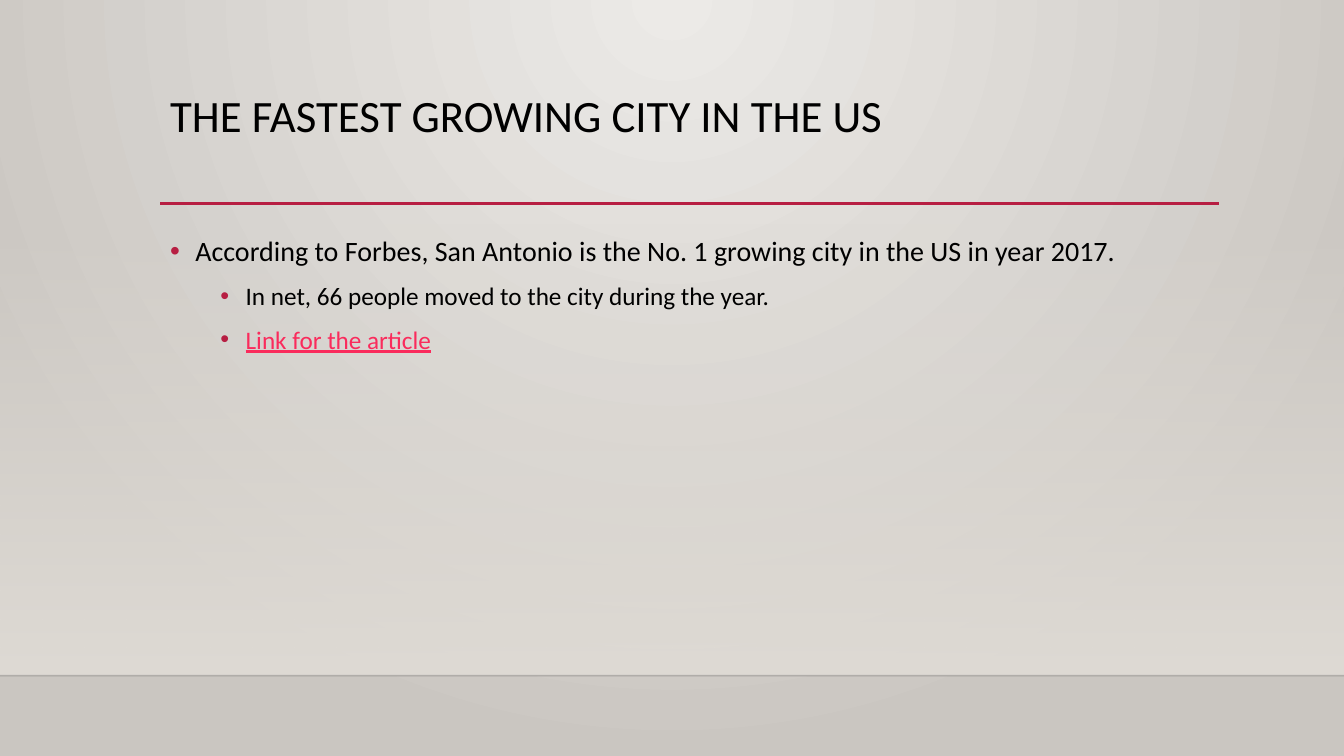
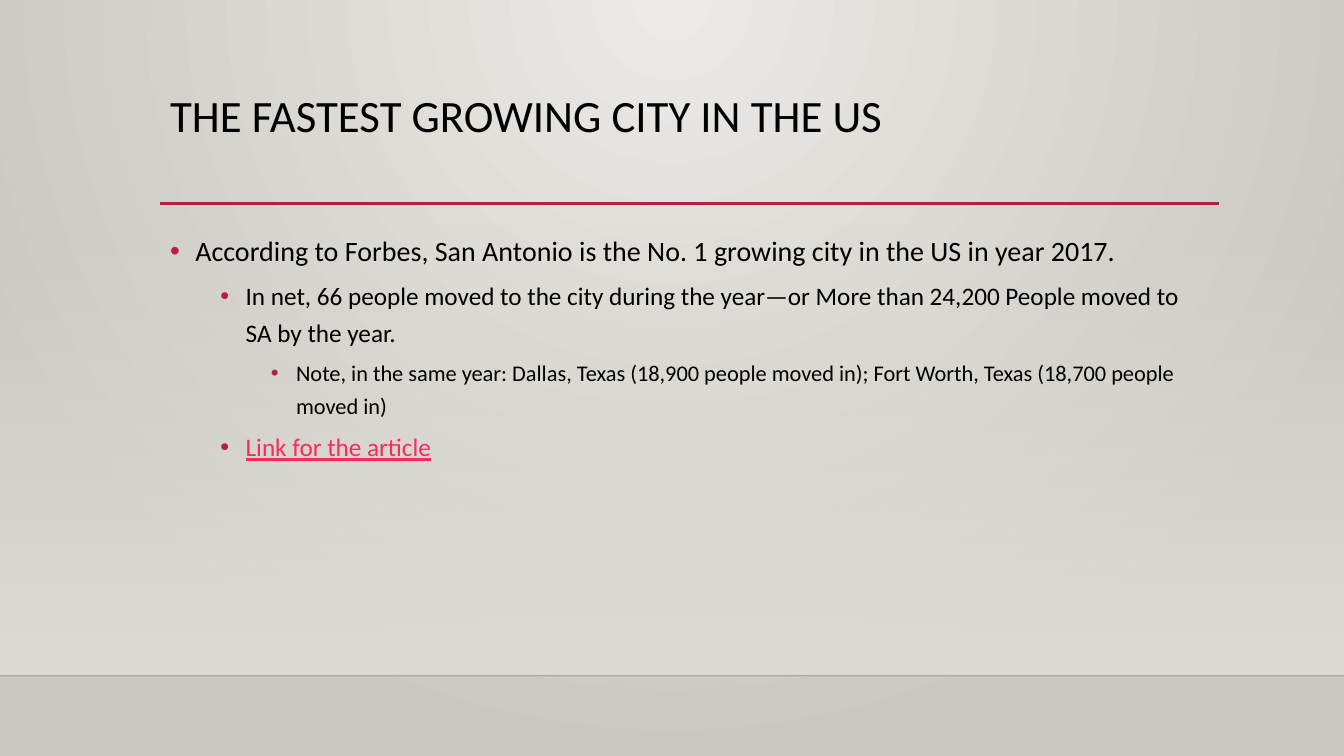
Before and after one commit to cinderjohn/IBMCapStone, a slide deck: slide 2 of The Final Report.pptx. Drawn at 1344x756 pixels with LibreOffice and Linux fonts; fonts in the diff are those of the drawing; background and template pictures are left out. Boxes give left, top, right and bottom in pixels: in the first picture for what was removed or moved away, otherwise in the second. Text is boxed around its words. In the diff, an @@ line names an element or a change of style, - is before the commit and + after.

```diff
--- a/The Final Report.pptx
+++ b/The Final Report.pptx
@@ text at box(246, 287, 1178, 417): text changed; size 18 to 16 pt @@
-  • In net, 66 people moved to the city during the year.
+  • In net, 66 people moved to the city during the year—or More than 24,200 People moved to SA by the year.
+    • Note, in the same year: Dallas, Texas (18,900 people moved in); Fort Worth, Texas (18,700 people moved in)
```
Also in this commit, not shown: 3 other slides changed, 3 slides added, 2 other files.
